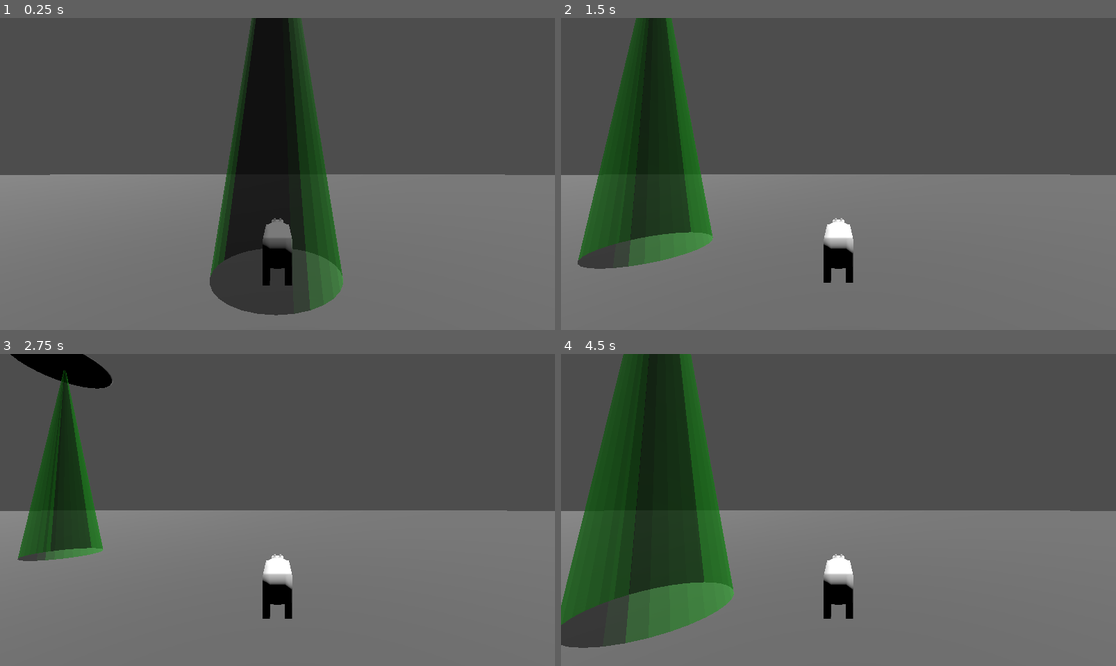
Above: before the commit, frames 1-4 (two rows, left to right).
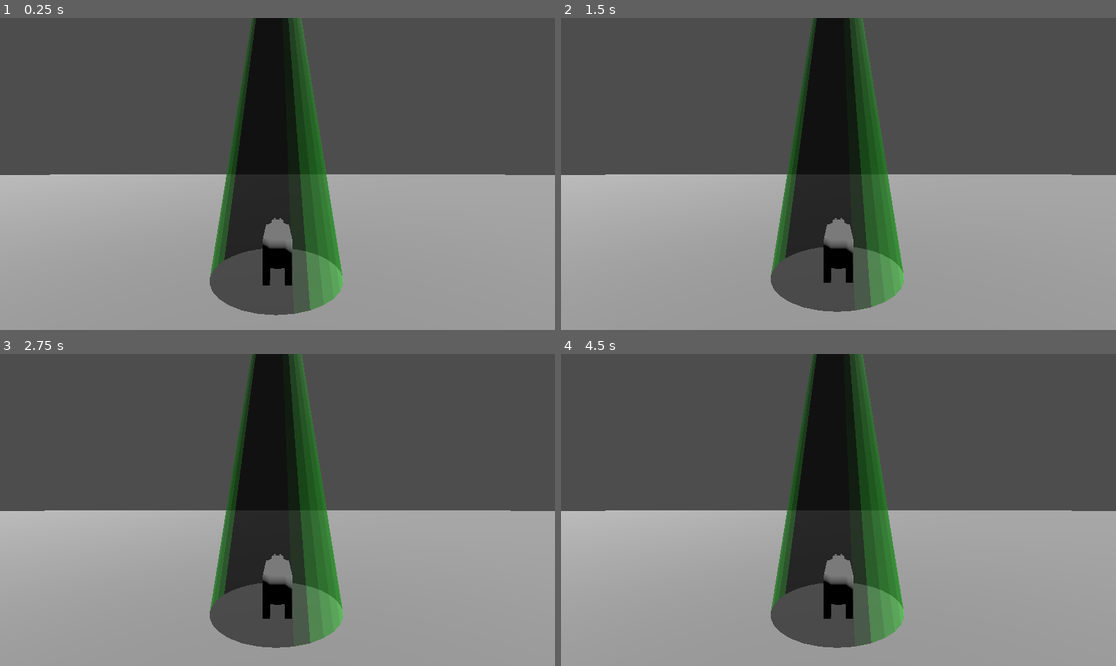
Above: after the commit, the same moments.

Repository: dtice/spacetimedb-demo
Game: Godot game, scene res://lobby_3d.tscn
Same seed, same stepped clock (60 frames per second), same inputs: the game is played once before the commit and once after it.
Inputs:
- Up to frame 1 (0.25 s): no input
- Up to frame 2 (1.5 s): tap Enter (ui_accept) at 0.5 s; hold Right (ui_right) 0.53-1.28 s; tap Space (jump) at 0.77 s; hold Down (ui_down) from 1.28 s (still down)
- Up to frame 3 (2.75 s): tap Space (jump) at 1.52 s; release Down (ui_down) at 2.03 s; hold Right (ui_right) from 2.03 s (still down)
- Up to frame 4 (4.5 s): release Right (ui_right) at 2.78 s; hold Up (ui_up) 2.78-3.53 s; tap Space (jump) at 3.02, 3.77 s; hold Left (ui_left) from 3.53 s (still down)

The runs differ from the first frame. In frame 1, 44% of the frame differs, in the area x 0-100%, y 0-100%; in frame 2, 62%; in frame 3, 60%; in frame 4, 65%.

Commit message:
init: spacetime driven physics

Diff:
--- a/godot/SpacetimeTest/cow.gd
+++ b/godot/SpacetimeTest/cow.gd
@@ -16,13 +16,8 @@
 
 	# Get the input direction and handle the movement/deceleration.
 	# As good practice, you should replace UI actions with custom gameplay actions.
-	var input_dir := Input.get_vector("ui_left", "ui_right", "ui_up", "ui_down")
-	var direction := (transform.basis * Vector3(input_dir.x, 0, input_dir.y)).normalized()
-	if direction:
-		velocity.x = direction.x * SPEED
-		velocity.z = direction.z * SPEED
-	else:
-		velocity.x = move_toward(velocity.x, 0, SPEED)
-		velocity.z = move_toward(velocity.z, 0, SPEED)
+
+	get_parent().get_node('SpacetimeDBClient').call_reducer('set_name', { name: 'New Name'})
+
 
 	move_and_slide()
--- a/godot/SpacetimeTest/lobby_3d.gd
+++ b/godot/SpacetimeTest/lobby_3d.gd
@@ -42,6 +42,14 @@
 	if table_name == 'user':
 		#_update_player(row) # Your function to update position, state, etc.
 		print("Updating player", row)
+		#var input_dir := Input.get_vector("ui_left", "ui_right", "ui_up", "ui_down")
+		#var direction := (transform.basis * Vector3(input_dir.x, 0, input_dir.y)).normalized()
+		#if direction:
+			#velocity.x = direction.x * SPEED
+			#velocity.z = direction.z * SPEED
+		#else:
+			#velocity.x = move_toward(velocity.x, 0, SPEED)
+			#velocity.z = move_toward(velocity.z, 0, SPEED)
 
 	if table_name == 'message':
 		print("Message updated", row)
--- a/godot/SpacetimeTest/lobby_3d.tscn
+++ b/godot/SpacetimeTest/lobby_3d.tscn
@@ -56,5 +56,7 @@
 
 [node name="DirectionalLight3D" type="DirectionalLight3D" parent="."]
 transform = Transform3D(0.961473, -0.0625259, 0.267694, -0.274899, -0.218687, 0.936273, 0, -0.97379, -0.22745, 0, 10.0817, 0)
+light_energy = 2.0
 
+[editable path="UFO2"]
 [editable path="Cow/CowMesh"]
